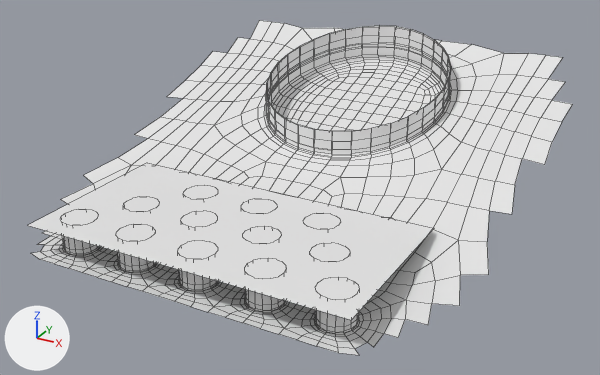
A saved change to the OBJ model PadForge.App/3DModels/DS4/JetBlack/Special.obj.
Both versions are drawn from a 50 mm camera at (17.1, -12.1, -0.5) aimed at (0.1, 18.8, -16.0). Arrows for +X, +Y and +Z are at lower left; the lights stay in place. The first picture is the older version. Mesh edges are drawn as thin lines. Where no turn or scale is listed for an object, it has been applied to the vertices.

Objects in the first picture: 'Special'.
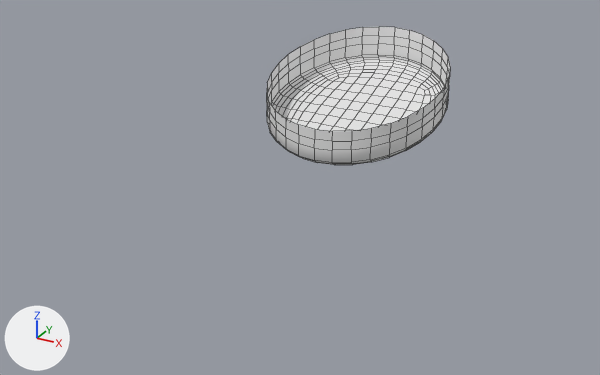
Pixel boxes (x1, y1, x2, y2) of what changed, in the pictures (600 x 375 px):
'Special', reshaped (66% narrower, 59% shorter)
    before: (27, 20, 572, 355)
    after: (267, 27, 450, 165)
part 1 of me_special, deleted
    before: (31, 20, 572, 355)
part 2 of me_special, deleted
    before: (27, 163, 434, 320)

Diff of the bpy script that builds the scene:
```diff
--- a/PadForge.App/3DModels/DS4/JetBlack/Special.obj.py
+++ b/PadForge.App/3DModels/DS4/JetBlack/Special.obj.py
@@ me_special @@
 # used by ob_special; location = (0.0, 0.0, 0.0)
-me_special.from_pydata(...)  # 2290 vertices, 2129 faces; spans x -10.2..10.2, y 9.2..30.5, z -17.0..-10.7
+me_special.from_pydata(...)  # 401 vertices, 384 faces; spans x -4.6..4.6, y 20.4..29.7, z -15.4..-10.7
+# me_special part 1: the loose piece of 1885 vertices spanning x -10.2..10.2, y 9.2..30.5, z -17.0..-10.7 is deleted
+# me_special part 2: the loose piece of 4 vertices spanning x -7.3..7.3, y 9.2..17.0, z -15.5 is deleted
```
